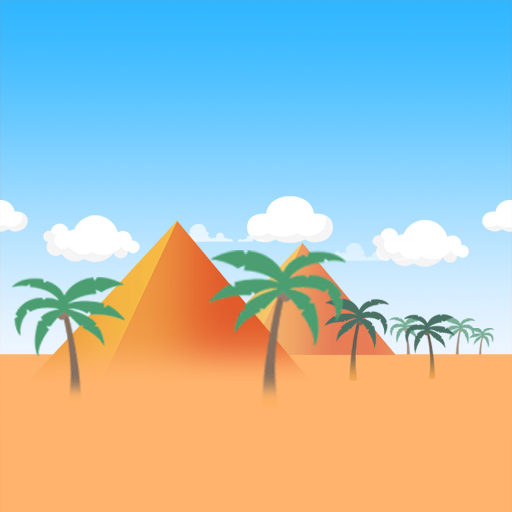
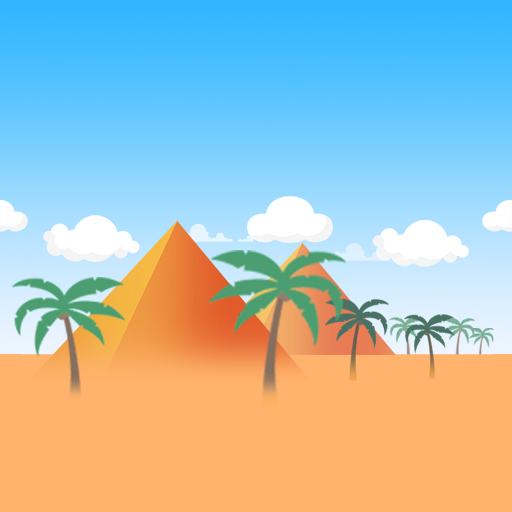
Layered file, before and after one edit (512x512). Changes by layer:
painted on "Layer 6" over [0, 354, 512, 512]
painted on "Layer 1" over [0, 0, 512, 357]
